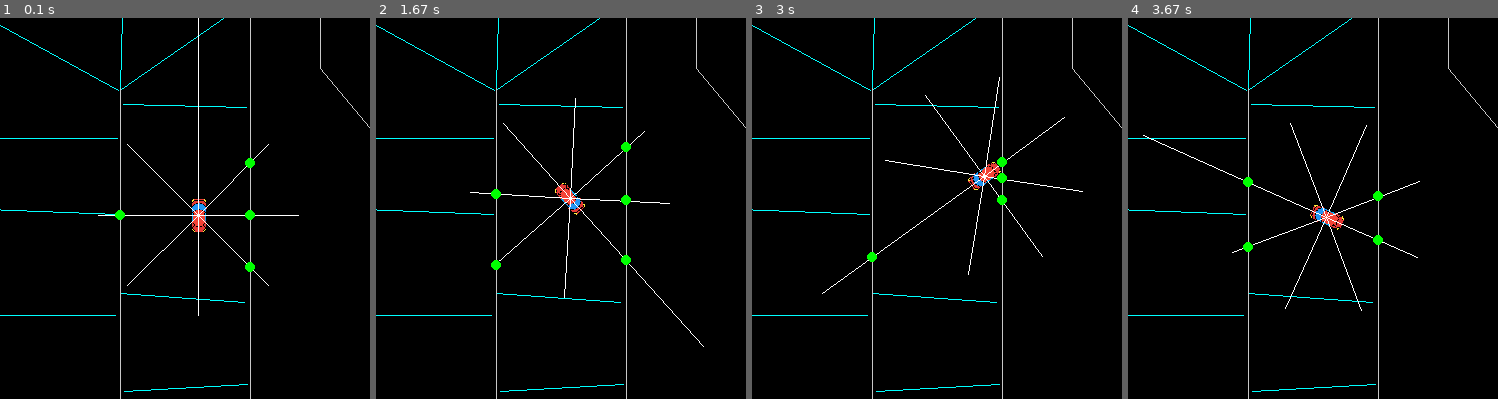
Above: before the commit, frames 1-4 (left to right).
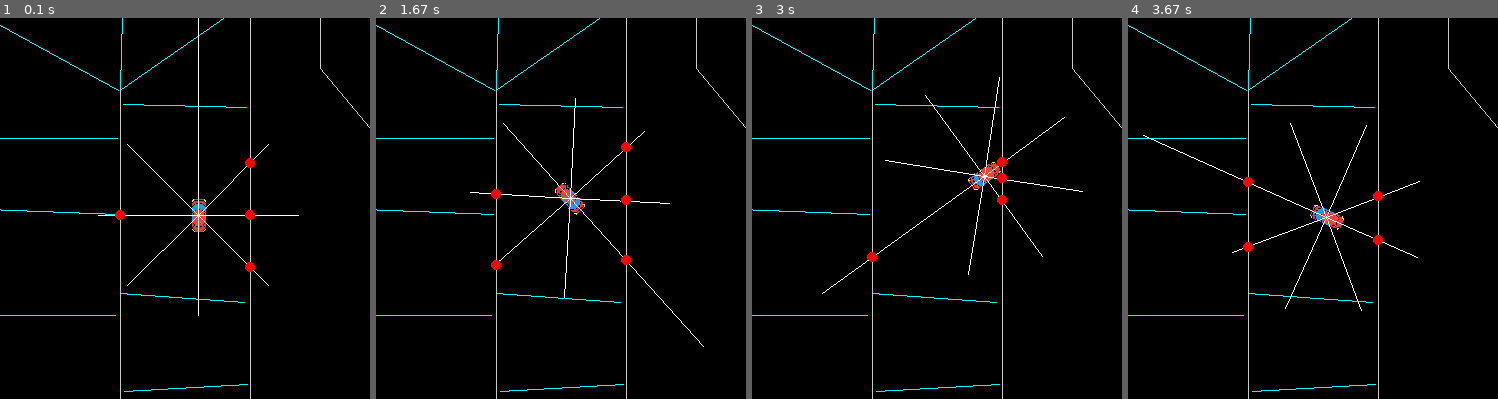
Above: after the commit, the same moments.

Repository: techwithtim/Pygame-Car-Racer
Game: pygame game, started from tutorial2-code/main.py
Two runs of this game, one before a commit and one after it. Both use one fixed random seed, a clock stepped at 60 frames per second and the inputs below.
Inputs (mouse positions are % of the whole screen's width and height, from its top left):
- Up to frame 1 (0.1 s): no input
- Up to frame 2 (1.67 s): hold A 0.33-0.87 s; click (49, 64) at 0.95 s; hold S 1.23-1.53 s; move the mouse to (65, 22) at 1.27 s; hold A from 1.57 s (still down)
- Up to frame 3 (3 s): release A at 1.97 s; hold W 2-2.37 s; hold D from 2.4 s (still down)
- Up to frame 4 (3.67 s): release D at 3.03 s; hold S 3.07-3.43 s; hold A from 3.47 s (still down)
The pictures show only the part of the screen within x 3-53%, y 15-65%; the shares and areas given below are measured in that part.

The runs differ from the first frame. In frame 1, 0.2% of the frame differs, in the area x 31-69%, y 36-67%; in frame 2, 0.3%, in the area x 31-69%, y 32-67%; in frame 3, 0.2%; in frame 4, 0.2%.

Commit message:
bonus lines work
the bonus lines gives 1000 points. every frame the score of the car drops by one.

Diff:
--- a/tutorial2-code/main.py
+++ b/tutorial2-code/main.py
@@ -6,73 +6,24 @@
 GRASS = scale_image(pygame.image.load("imgs/grass.jpg"), 2.5)
 TRACK = scale_image(pygame.image.load("imgs/track.png"), 0.9)
 
-TRACK_LINES = [((35, 130), (35, 650)),
-    ((35, 650), (160, 770)),
-    ((160, 770), (670, 770)),
-    ((670, 770), (760, 640)),
-    ((760, 640), (760, 110)),
-    ((760, 110), (670, 20)),
-    ((670, 20), (430, 20)),
-    ((170, 200), (170, 600)),
-    ((170, 600), (240, 660)),
-    ((240, 660), (580, 670)),
-    ((580, 670), (660, 590)),
-    ((660, 590), (660, 190)),
-    ((35, 130), (130, 20)),
-    ((130, 20), (220, 20)),
-    ((220, 20), (300, 110)),
-    ((300, 110), (300, 510)),
-    ((430, 20), (370, 90)),
-    ((370, 90), (370, 180)),
-    ((370, 180), (420, 240)),
-    ((420, 240), (500, 240)),
-    ((660, 190), (620, 130)),
-    ((620, 130), (500, 130)),
-    ((500, 240), (560, 300)),
-    ((560, 300), (560, 510)),
-    ((560, 510), (500, 560)),
-    ((500, 560), (330, 560)),
-    ((330, 560), (300, 510))]
-
-BONUS_LINES = [
-((173, 216), (296, 219)),
-((171, 201), (299, 112)),
-((170, 200), (175, 20)),
-((39, 131), (168, 202)),
-((40, 250), (167, 250)),
-((167, 326), (38, 321)),
-((37, 427), (165, 427)),
-((167, 558), (37, 559)),
-((190, 621), (100, 708)),
-((249, 662), (252, 769)),
-((344, 666), (347, 764)),
-((420, 667), (434, 764)),
-((535, 673), (548, 767)),
-((582, 672), (671, 768)),
-((627, 626), (717, 692)),
-((660, 590), (760, 641)),
-((662, 502), (762, 501)),
-((662, 402), (754, 405)),
-((660, 313), (763, 306)),
-((661, 224), (759, 218)),
-((662, 189), (758, 106)),
-((715, 67), (640, 159)),
-((621, 130), (669, 25)),
-((588, 22), (583, 126)),
-((498, 129), (488, 25)),
-((374, 91), (501, 132)),
-((420, 242), (498, 133)),
-((528, 264), (633, 158)),
-((561, 304), (657, 286)),
-((566, 369), (660, 366)),
-((561, 439), (658, 444)),
-((563, 510), (658, 523)),
-((534, 541), (620, 623)),
-((464, 567), (465, 660)),
-((354, 564), (356, 659)),
-((316, 545), (212, 627)),
-((174, 503), (297, 496)),
-((294, 414), (170, 405))]
+TRACK_LINES = [((35, 130), (35, 650)), ((35, 650), (160, 770)), ((160, 770), (670, 770)), ((670, 770), (760, 640)),
+               ((760, 640), (760, 110)), ((760, 110), (670, 20)), ((670, 20), (430, 20)), ((170, 200), (170, 600)),
+               ((170, 600), (240, 660)), ((240, 660), (580, 670)), ((580, 670), (660, 590)), ((660, 590), (660, 190)),
+               ((35, 130), (130, 20)), ((130, 20), (220, 20)), ((220, 20), (300, 110)), ((300, 110), (300, 510)),
+               ((430, 20), (370, 90)), ((370, 90), (370, 180)), ((370, 180), (420, 240)), ((420, 240), (500, 240)),
+               ((660, 190), (620, 130)), ((620, 130), (500, 130)), ((500, 240), (560, 300)), ((560, 300), (560, 510)),
+               ((560, 510), (500, 560)), ((500, 560), (330, 560)), ((330, 560), (300, 510))]
+
+BONUS_LINES = [((173, 216), (296, 219)), ((171, 201), (299, 112)), ((170, 200), (175, 20)), ((39, 131), (168, 202)),
+               ((40, 250), (167, 250)), ((167, 326), (38, 321)), ((37, 427), (165, 427)), ((167, 558), (37, 559)),
+               ((190, 621), (100, 708)), ((249, 662), (252, 769)), ((344, 666), (347, 764)), ((420, 667), (434, 764)),
+               ((535, 673), (548, 767)), ((582, 672), (671, 768)), ((627, 626), (717, 692)), ((660, 590), (760, 641)),
+               ((662, 502), (762, 501)), ((662, 402), (754, 405)), ((660, 313), (763, 306)), ((661, 224), (759, 218)),
+               ((662, 189), (758, 106)), ((715, 67), (640, 159)), ((621, 130), (669, 25)), ((588, 22), (583, 126)),
+               ((498, 129), (488, 25)), ((374, 91), (501, 132)), ((420, 242), (498, 133)), ((528, 264), (633, 158)),
+               ((561, 304), (657, 286)), ((566, 369), (660, 366)), ((561, 439), (658, 444)), ((563, 510), (658, 523)),
+               ((534, 541), (620, 623)), ((464, 567), (465, 660)), ((354, 564), (356, 659)), ((316, 545), (212, 627)),
+               ((174, 503), (297, 496)), ((294, 414), (170, 405))]
 
 
 TRACK_BORDER = scale_image(pygame.image.load("imgs/track-border.png"), 0.9)
@@ -103,6 +54,8 @@
         self.acceleration = 0.1
         self.score = 0
         self.sensors = []
+        self.index_of_bonus_line = 0
+        self.next_bonus_line = BONUS_LINES[self.index_of_bonus_line]
 
     def rotate(self, left=False, right=False):
         if left:
@@ -137,14 +90,7 @@
                 return True
         return False
 
-        # if car_rect.clipline((1,1),(800,200)):
-        #     print("BOOM")
-        # car_mask = pygame.mask.from_surface(self.img)
-        # offset = (int(self.x - x), int(self.y - y))
-        # check collision with lines
-        # poi = mask.overlap(car_mask, offset)
-
-    def sense(self, win):
+    def sense(self):
         points = []
         for sensor in self.sensors:
             sensed_point = None
@@ -164,8 +110,10 @@
                 if (max(x1, x2) < min(x3, x4)) or (min(x1, x2) > max(x3, x4)) or (max(y1, y2) < min(y3, y4)) or (min(y1, y2) > max(y3, y4)):
                     pass
                 else:
-
-                    if x1 == x2:
+                    if x1 == x2 and x3 == x4:
+                        pass
+
+                    elif x1 == x2:
 
                         y = int(((y4-y3)/(x4-x3)) * (x1 - x3) + y3)
                         if min(y1, y2) <= y <= max(y1, y2):
@@ -173,7 +121,7 @@
                             dist = math.sqrt((x1-x3)**2 + (y-y3)**2)
                             if shortest_point is None or shortest_point > dist:
                                 shortest_point = dist
-                                sensed_point = ((0, 255, 0), (x1, y), 5)
+                                sensed_point = ((255, 0, 0), (x1, y), 5)
                     elif x3 == x4:
                         y = int(((y2-y1)/(x2-x1)) * (x3 - x1) + y1)
                         if min(y3, y4) <= y <= max(y3, y4):
@@ -191,16 +139,19 @@
                             if min(y3, y4) <= y <= max(y3, y4) and min(x3, x4) <= x <= max(x3, x4) and min(x1, x2) <= x <= max(x1, x2):
                                 dist = math.sqrt((x-x3)**2 + (y3-y)**2)
                                 if shortest_point is None or shortest_point > dist:
-                                    sensed_point = ((0, 0, 255), (x, y), 5)
+                                    sensed_point = ((255, 0, 0), (x, y), 5)
             if sensed_point is not None:
                 points.append(sensed_point)
-                                # pygame.draw.circle(WIN, (0, 0, 255), (x, y), 5)
         return points
 
     def reset(self):
         self.x, self.y = self.START_POS
         self.angle = 0
         self.vel = 0
+        self.index_of_bonus_line = 0
+        self.next_bonus_line = BONUS_LINES[0]
+        print(self.score)
+        self.score = 0
 
     def update_score(self, score):
         self.score += score
@@ -225,12 +176,12 @@
 def draw(win, player_cars):
     win.fill("black")
     for bonus_line in BONUS_LINES:
-        pygame.draw.line(WIN, ((0,255,255)), *bonus_line)
+        pygame.draw.line(WIN, (0, 255, 255), *bonus_line)
     for track_line in TRACK_LINES:
-        pygame.draw.line(WIN, ((200, 200, 200)), *track_line)
-
-    for car in player_cars:
-        car.draw(win)
+        pygame.draw.line(WIN, (200, 200, 200), *track_line)
+
+    for c in player_cars:
+        c.draw(win)
         # print(TRACK_BORDER_MASK.overlap_area(car.sensors))
     pygame.display.update()
 
@@ -278,28 +229,28 @@
             break
         elif event.type == pygame.MOUSEBUTTONDOWN:
             pos = pygame.mouse.get_pos()
-            pygame.draw.circle(WIN, (0,255,0), pos, 2)
+            pygame.draw.circle(WIN, (0, 255, 0), pos, 2)
             print(pos)
 
-    for cars in car_array:
-        move_car(cars)
-        points_sensor = cars.sense(WIN)
+    for c in car_array:
+        c.score-=1
+        move_car(c)
+        points_sensor = c.sense()
         for point in points_sensor:
             pygame.draw.circle(WIN, *point)
         pygame.display.update()
 
-
-    for car in car_array:
-        if car.collide():
-            car.crash()
-            car.reset()
-        finish_poi_collide = None
-        # finish_poi_collide = car.collide(FINISH_MASK, *FINISH_POSITION)
-        if finish_poi_collide != None:
-            if finish_poi_collide[1] == 0:
-                car.bounce()
-            else:
-                car.score += 1000
-                print("finish")
+        if c.collide():
+            c.crash()
+            c.reset()
+        # finish_poi_cowllide = car.collide(FINISH_MASK, *FINISH_POSITION)
+        rect = c.img.get_rect(topleft=(c.x, c.y))
+        if rect.clipline((c.next_bonus_line)):
+            if c.index_of_bonus_line >= len(BONUS_LINES) - 1:
+                c.index_of_bonus_line = -1
+            c.score += 1000
+            c.index_of_bonus_line+=1
+            print("Bonus!")
+            c.next_bonus_line = BONUS_LINES[c.index_of_bonus_line]
 
 pygame.quit()
